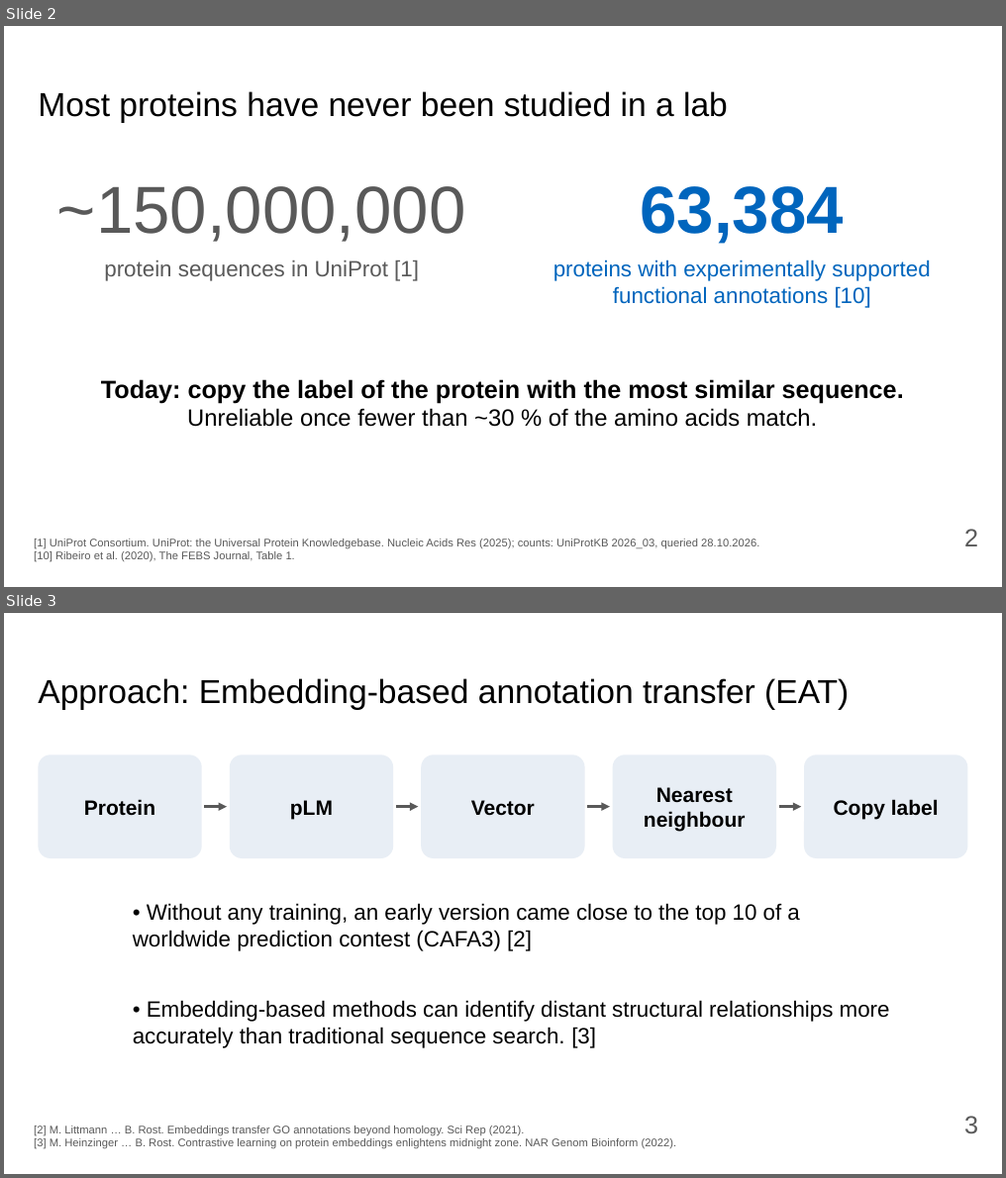
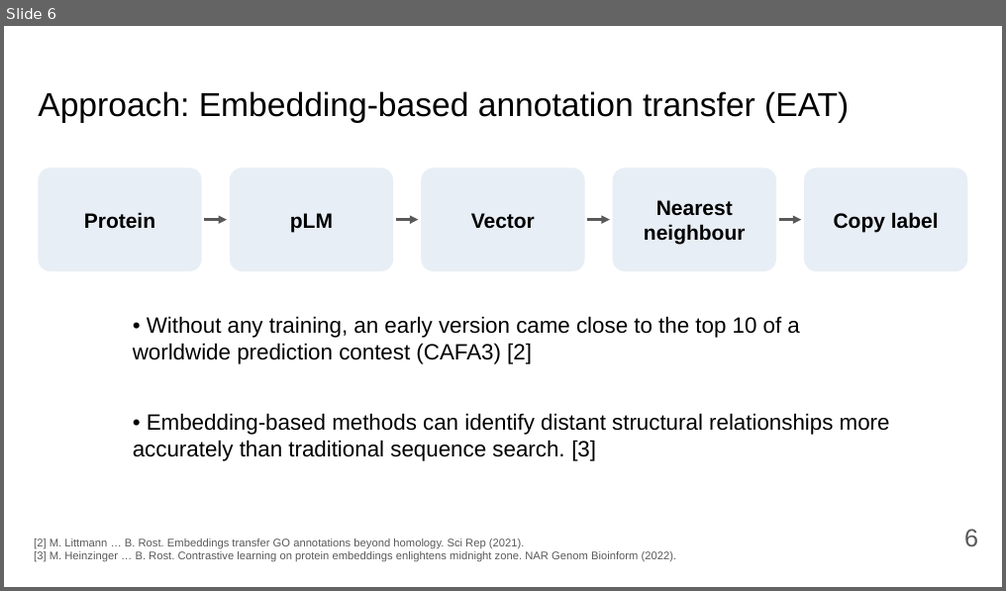
Before and after one commit to Pollysoma/protein-prediction-project-2, a slide deck: presentation/2026-11-02_pitch.pptx. Shown one above the other, each under a label of ours: slides 2 and 3 before the commit, slide 6 after it. The pictures are 1006x1178 and 1006x591 pixels, drawn with LibreOffice and Linux fonts; fonts in the diff are those of the drawing. Boxes give left, top, right and bottom in pixels: in the first picture for what was removed or moved away, otherwise in the second. Text is boxed around its words. In the diff, an @@ line names an element or a change of style, - is before the commit and + after.

```diff
--- a/presentation/2026-11-02_pitch.pptx
+++ b/presentation/2026-11-02_pitch.pptx
@@ slide 2 removed at (4, 26, 1002, 587), background #FFFFFF @@
@@ title removed at (38, 91, 728, 123) @@
-Most proteins have never been studied in a lab
@@ text removed at (57, 186, 466, 242) @@
-~150,000,000
@@ text removed at (641, 186, 844, 244) @@
-63,384
@@ text removed at (104, 261, 419, 281) @@
-protein sequences in UniProt [1]
@@ text removed at (553, 260, 930, 308) @@
-proteins with experimentally supported functional annotations [10]
@@ text removed at (101, 379, 904, 427) @@
-Today: copy the label of the protein with the most similar sequence.
-Unreliable once fewer than ~30 % of the amino acids match.
@@ page number removed at (964, 529, 978, 547) @@
-2
@@ text removed at (34, 539, 759, 563) @@
-[1] UniProt Consortium. UniProt: the Universal Protein Knowledgebase. Nucleic Acids Res (2025); counts: UniProtKB 2026_03, queried 28.10.2026.
-[10] Ribeiro et al. (2020), The FEBS Journal, Table 1.
@@ what was slide 3 is now slide 6 @@
@@ page number at (964, 529, 978, 547): text changed @@
-3
+6
```
Also in this commit, not shown: 2 slides changed, 4 slides added, 1 other file.
